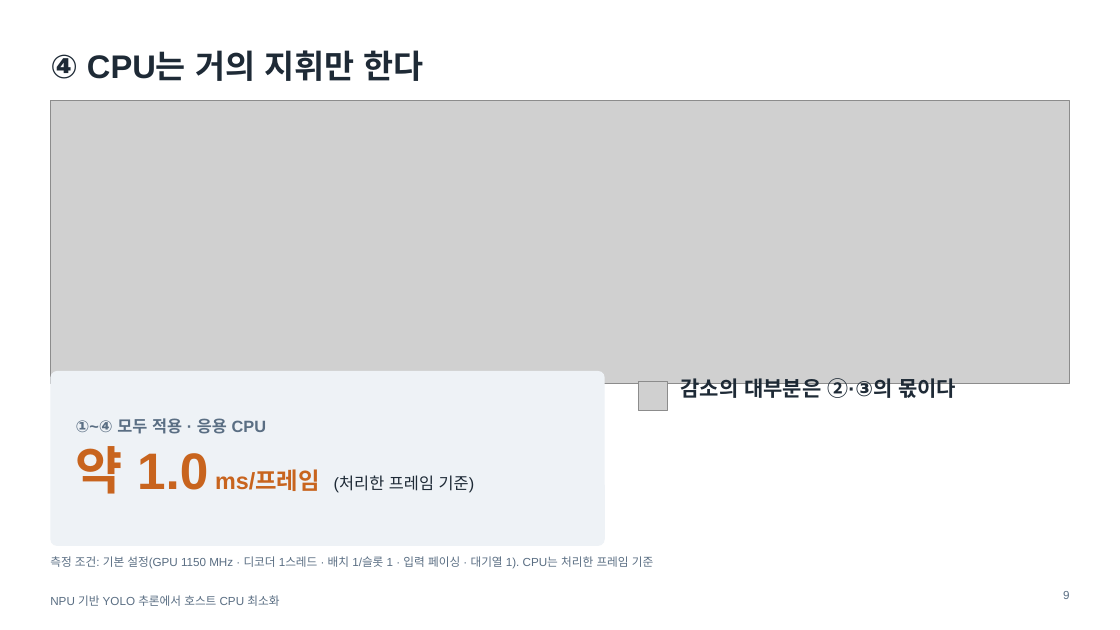
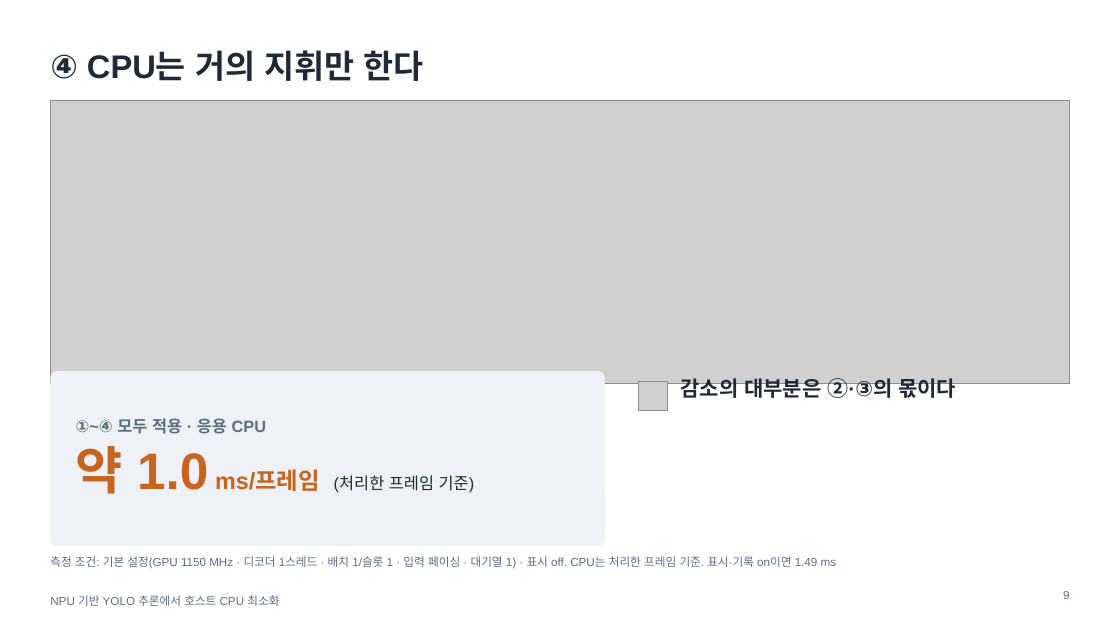
Before and after one commit to jinbeomjeong/yolo_vulkan_optimize, a slide deck: slide 9 of 10_paper/talk/out/yolo_npu_cpu_offload_talk_v6.pptx. Drawn at 1120x630 pixels with LibreOffice and Linux fonts; fonts in the diff are those of the drawing; grey boxes stand for pictures. Boxes give left, top, right and bottom in pixels: in the first picture for what was removed or moved away, otherwise in the second. Text is boxed around its words. In the diff, an @@ line names an element or a change of style, - is before the commit and + after.

```diff
--- a/10_paper/talk/out/yolo_npu_cpu_offload_talk_v6.pptx
+++ b/10_paper/talk/out/yolo_npu_cpu_offload_talk_v6.pptx
@@ text at (x1=50, y1=556, x2=837, y2=569): text changed @@
-측정 조건: 기본 설정(GPU 1150 MHz · 디코더 1스레드 · 배치 1/슬롯 1 · 입력 페이싱 · 대기열 1). CPU는 처리한 프레임 기준
+측정 조건: 기본 설정(GPU 1150 MHz · 디코더 1스레드 · 배치 1/슬롯 1 · 입력 페이싱 · 대기열 1) · 표시 off. CPU는 처리한 프레임 기준. 표시·기록 on이면 1.49 ms
```
Also in this commit, not shown: 3 other slides changed, 1 slide added, 4 other files.
